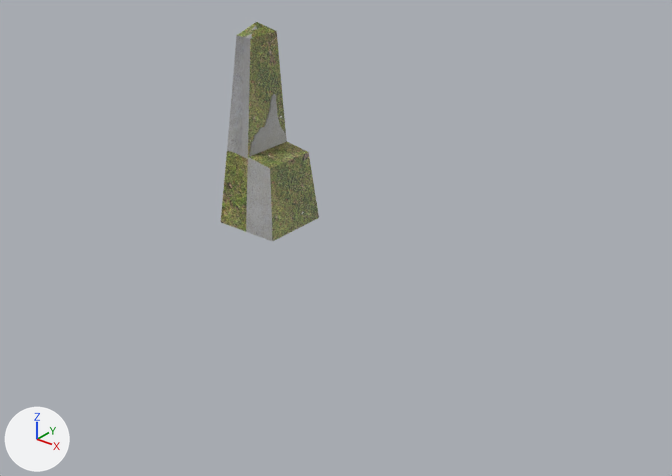
An edit to the Blender file Modelagem/MonumentoDedoDeDeus.blend, drawn before and after from the same camera.
The view is the same before and after, from a 50 mm camera at (9.17, -9.8, 5.62) aimed at (1.59, -0.33, -0.26). The axes (+X, +Y, +Z) are drawn at lower left. The lights are the same throughout.

In view in the first picture: 'Cubo', 'Plano'.
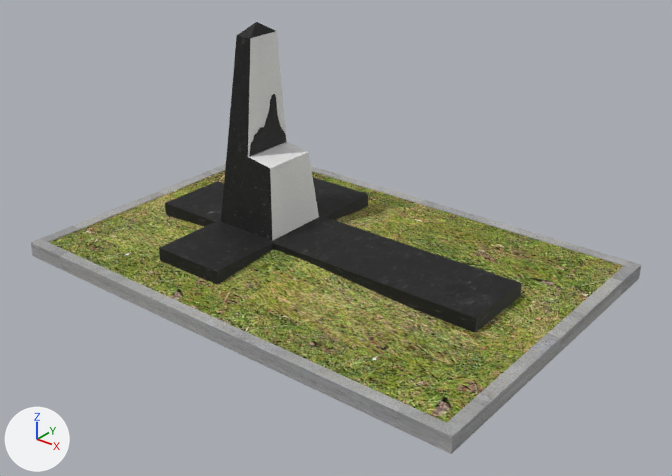
What differs and where, as boxes (x1, y1, x2, y2) in the pictures (672 x 476 px):
'Cubo.002', added
    after: (31, 164, 641, 454)
'Cubo.001', added (black)
    after: (159, 177, 522, 332)
'Cubo', recoloured
    both: (221, 22, 319, 242)
'Plano', recoloured (grey to black)
    both: (249, 94, 286, 156)

What changed in the scene script:
```text
Add img_textura3_png:
    img_textura3_png = load_image('Textura3.png', 'Monumento1/Textura3.png', 1496, 832, 'sRGB')
Add img_textura1_png:
    img_textura1_png = load_image('Textura1.png', 'Monumento1/Textura1.png', 1497, 1536, 'sRGB')
Add mat_granito:
    mat_granito = principled_material('Granito')
    mat_granito.texture = img_textura3_png
    mat_granito.roughness = 0.673
    mat_granito.specular_ior_level = 0.414
Add mat_escultura:
    mat_escultura = principled_material('Escultura')
    mat_escultura.texture = img_textura1_png
    mat_escultura.roughness = 0.691
    mat_escultura.specular_ior_level = 0.395
Add mat_chão:
    mat_chão = principled_material('Chão')
    mat_chão.texture = img_textura2_png
    mat_chão.roughness = 0.295
    mat_chão.specular_ior_level = 0.0
Change me_cubo:
    where me_cubo.from_pydata(...)  # 74 vertices, 66 faces; spans x -1.0..1.0, y -1.0..1.0, z -1.0..4.66
    remove me_cubo.materials.append(mat_materiais)  # picture img_textura2_png
    add me_cubo.materials.append(mat_escultura)  # picture img_textura1_png
Change me_plano_002:
    where me_plano_002.from_pydata(...)  # 432 vertices, 430 faces; spans x -1.1..1.0, y -1.0..1.0, z 0.0..0.46
    remove me_plano_002.materials.append(mat_materiais)  # picture img_textura2_png
    add me_plano_002.materials.append(mat_granito)  # picture img_textura3_png
Add me_cubo_001:
    me_cubo_001.from_pydata(...)  # 114 vertices, 112 faces; spans x -1.0..1.0, y -1.0..1.0, z -1.0..2.63
    me_cubo_001.materials.append(mat_chão)  # picture img_textura2_png
Add me_cubo_005:
    me_cubo_005.from_pydata(...)  # 36 vertices, 34 faces; spans x -2.94..6.82, y -2.94..2.94, z -1.0..1.0
    me_cubo_005.materials.append(mat_granito)  # picture img_textura3_png
Add ob_cubo_002:
    ob_cubo_002 = bpy.data.objects.new('Cubo.002', me_cubo_001)
    ob_cubo_002.location = (1.19, 0.0, -0.88)
    ob_cubo_002.scale = (3.85, 2.6, 0.117)
Add ob_cubo_001:
    ob_cubo_001 = bpy.data.objects.new('Cubo.001', me_cubo_005)
    ob_cubo_001.location = (0.0, 0.0, -0.64)
    ob_cubo_001.scale = (0.604, 0.604, -0.106)
```
